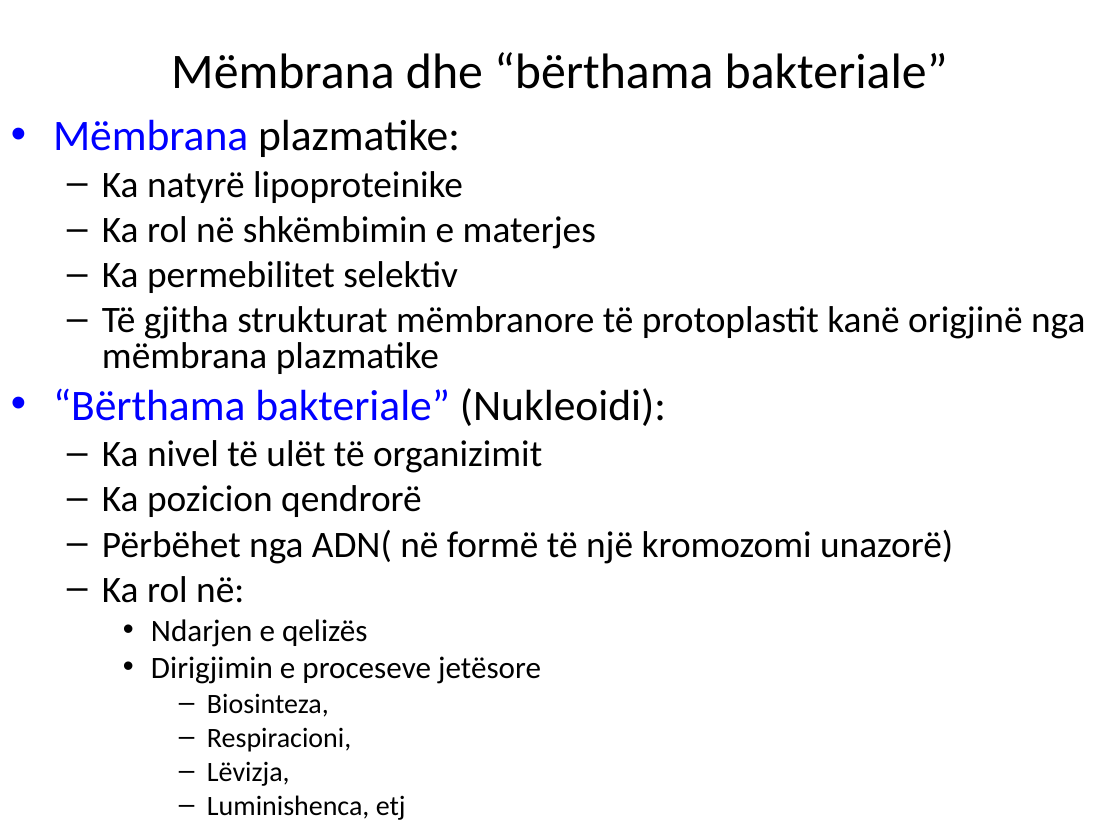
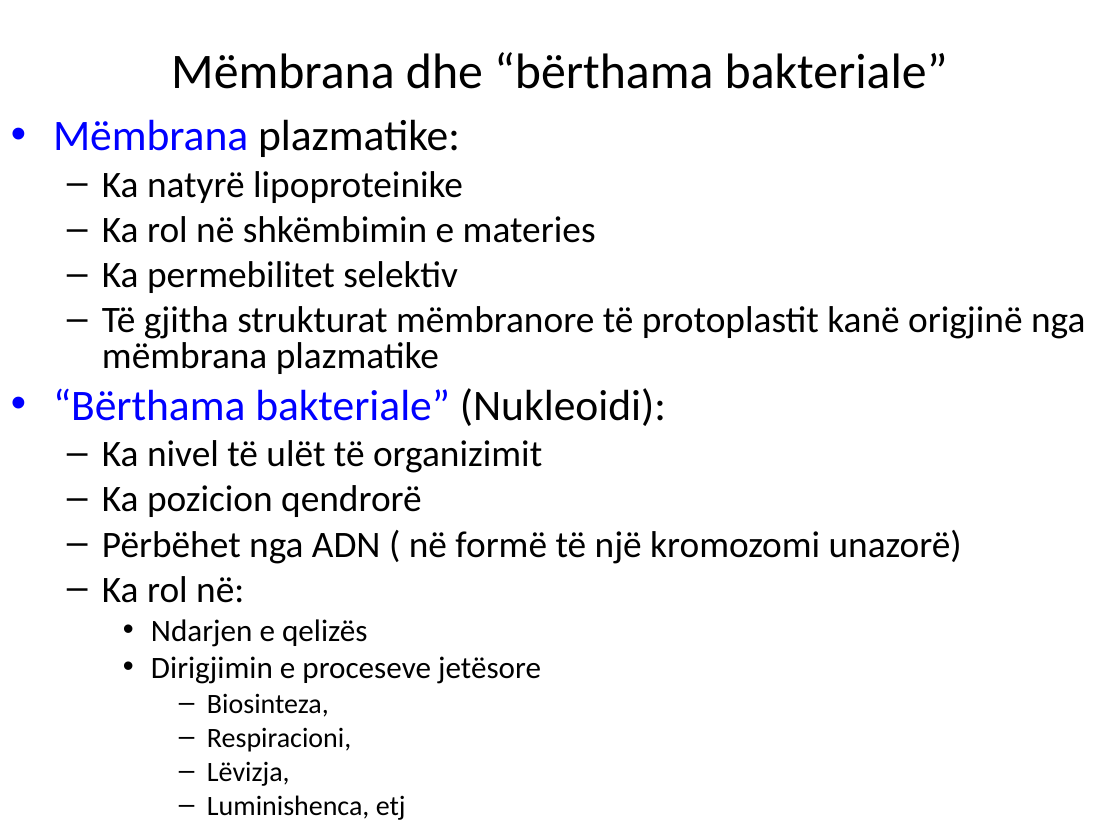
Before and after one commit to biologjia-aplikative/Biologjia-Aplikative, a slide deck: slide 9 of materiale/Klasa 11/2. BAKTERIET.ppt. Drawn at 1120x840 pixels with LibreOffice and Linux fonts; fonts in the diff are those of the drawing. Boxes give left, top, right and bottom in pixels: in the first picture for what was removed or moved away, otherwise in the second. Text is boxed around its words. In the diff, an @@ line names an element or a change of style, - is before the commit and + after.

```diff
--- a/materiale/Klasa 11/2. BAKTERIET.ppt
+++ b/materiale/Klasa 11/2. BAKTERIET.ppt
@@ text at [102,216,596,243]: text changed @@
-  – Ka rol në shkëmbimin e materjes
+  – Ka rol në shkëmbimin e materies
@@ text at [102,530,962,564]: spaces changed @@
-  – Përbëhet nga ADN( në formë të një kromozomi unazorë)
+  – Përbëhet nga ADN ( në formë të një kromozomi unazorë)
```
Also in this commit, not shown: 20 other slides changed, 16 other files.
